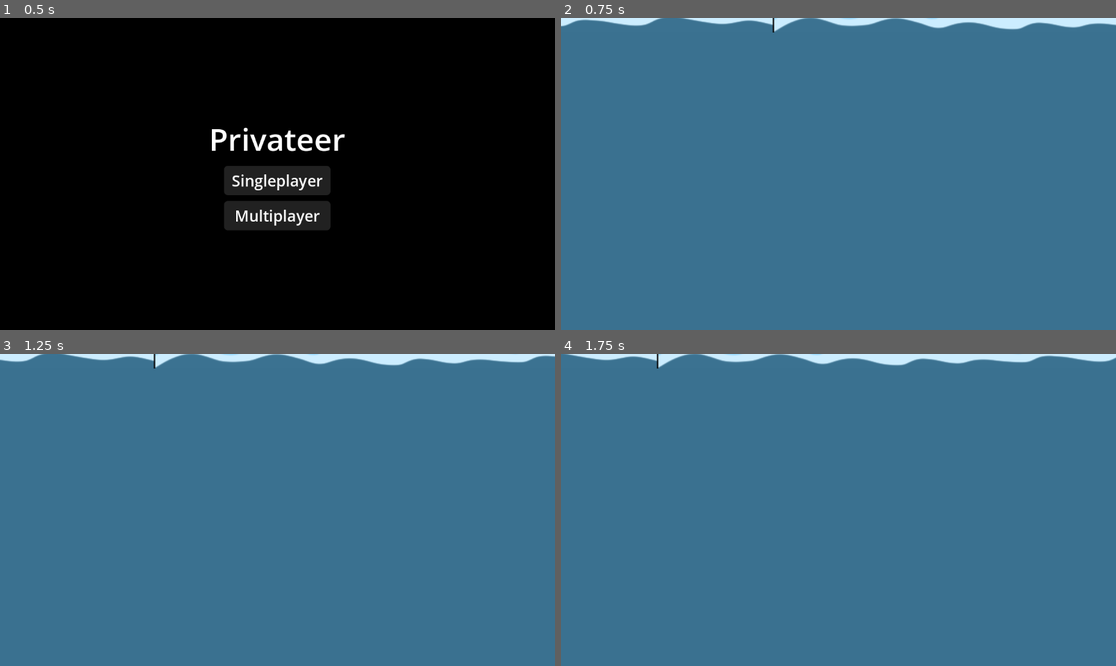
Above: before the commit, frames 1-4 (two rows, left to right).
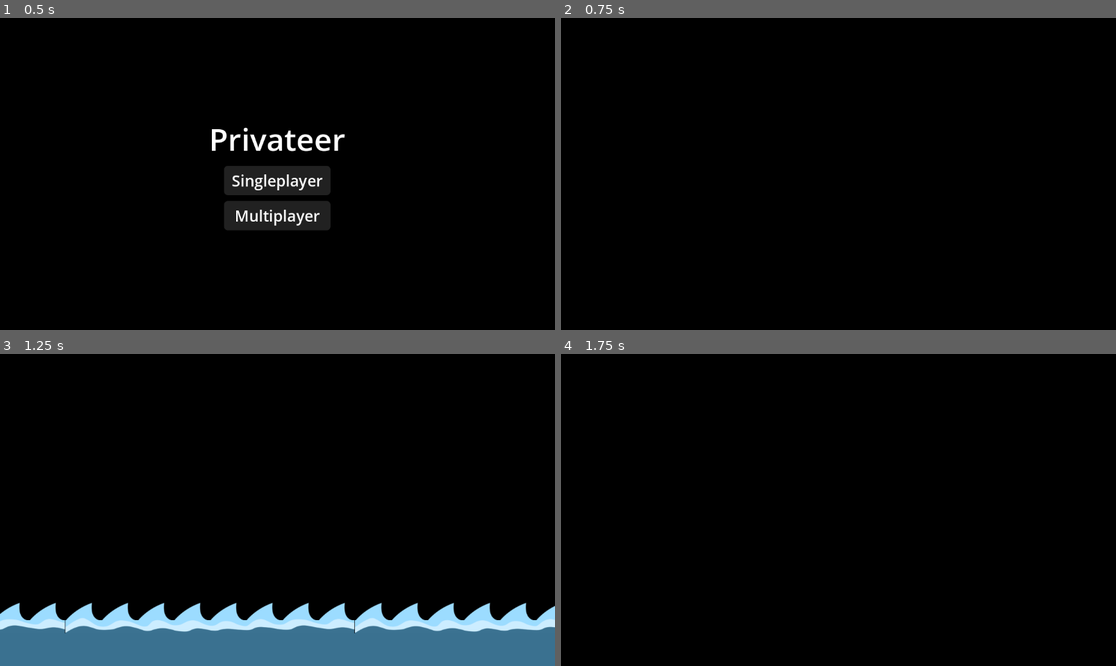
Above: after the commit, the same moments.

Repository: Changryy/Privateer
Game: Godot game, scene res://Game/Menu/Menu.tscn
Two runs of this game, one before a commit and one after it. Both use one fixed random seed, a clock stepped at 60 frames per second and the inputs below.
Inputs (mouse positions are in pixels of both pictures, inside the frame that each line leads up to):
- Up to frame 1 (0.5 s): no input
- Up to frame 2 (0.75 s): click "Singleplayer" at 0.5 s
- Up to frame 3 (1.25 s): no input
- Up to frame 4 (1.75 s): move the mouse to (960, 494) at 1.27 s; press the mouse at (960, 494) at 1.28 s; hold D (right) from 1.28 s (still down); tap Space (jump) at 1.52 s

Frame 1 is identical in both runs. In frame 2, 100% of the frame differs, in the area x 0-100%, y 0-100%; in frame 3, 88%; in frame 4, 100%.
Error after the commit: Cannot call method 'change_scene_to_file' on a null value. (res://Game/Menu/Menu.gd:17)

Commit message:
Gamespaces part 5

Diff:
--- a/Game/Global/Statemachine/States/AnimationState.gd
+++ b/Game/Global/Statemachine/States/AnimationState.gd
@@ -16,8 +16,3 @@
 
 		if is_instance_valid(playback) and !animation.is_empty():
 			playback.travel(animation)
-
-
-func unhandled_input(event: InputEvent) -> void:
-	if event.is_action_pressed("interact"):
-		switch_to(^"Movement")
--- a/Game/Global/Subsystems/Sync/Sync.gd
+++ b/Game/Global/Subsystems/Sync/Sync.gd
@@ -68,4 +68,5 @@
 
 
 func singleplayer() -> void:
+	await World.load_world()
 	World.gamespace.add(Preloads.player)
--- a/Game/Global/Subsystems/World.gd
+++ b/Game/Global/Subsystems/World.gd
@@ -1,7 +1,7 @@
 extends Node
 
 signal interaction(interacter: Player)
-
+signal loaded
 
 var player: Player
 var players := {}
@@ -10,33 +10,68 @@
 var gamespaces := {0: gamespace}
 
 func get_data() -> Dictionary:
+	var data: Array[Dictionary] = []
 
-	# Go trough gamespaces and make a list
-	# of everything that needs to be added
-	# to each of the gamespaces
-	return {}
+	for space in gamespaces:
+		for node in space.get_nodes():
+			data.append({
+				name = node.name,
+				path = node.get_meta(&"path"),
+				gamespace = gamespace.id
+			})
+
+	return {
+		gamespaces = data
+	}
 
 
-func load_world(data: Dictionary) -> void:
+func load_world(data: Dictionary = {}) -> void:
 	get_tree().change_scene_to_file("res://Game/World/Main.tscn")
+	add_child(gamespace)
 	await get_tree().process_frame
 
 	if data.is_empty():
-		gamespace.add(Sync.space)
+		await create_world()
+		return
 
-	# Go trough data and call
-	# Relay.sync_addition()
-	# For every item that needs adding
+	for node in data.gamespaces:
+		if not node.gamespace in gamespaces:
+			var space = Gamespace.new()
+			add_child(space)
 
+		Relay.sync_addition(node.gamespace, node.path, node.name)
+
+	await get_tree().process_frame
+	loaded.emit()
+
+
+func create_world() -> void:
+	gamespace.add(Sync.space)
+
+	await get_tree().process_frame
+	loaded.emit()
 
 
 func get_spawnpoint() -> Vector2:
 	if is_instance_valid(gamespace):
 		if is_instance_valid(gamespace.spawnpoint):
 			return gamespace.spawnpoint.position
-	return Vector2.ZERO
+	return Gamespace.HALF_SIZE
 
 
 
 func get_gamespace(id: int) -> Gamespace:
 	return gamespaces.get(id)
+
+
+
+func get_position(node: Node2D) -> Vector2:
+	var space := node.get_meta(&"gamespace") as Gamespace
+	if !is_instance_valid(space): return Vector2.ZERO
+	return space.global_position + node.global_position - Gamespace.HALF_SIZE
+
+
+
+func _unhandled_input(event: InputEvent) -> void:
+	if !is_inside_tree(): return
+	gamespace.viewport.push_input(event)
--- a/Game/World/Gamespace/Gamespace.gd
+++ b/Game/World/Gamespace/Gamespace.gd
@@ -1,7 +1,10 @@
 extends Area2D
 class_name Gamespace
 
-var id: int = 0
+const SIZE: int = 32768
+const HALF_SIZE := Vector2.ONE * SIZE / 2.
+
+var id: int = -1
 
 var hitbox := CollisionPolygon2D.new()
 var viewport := SubViewport.new()
@@ -11,22 +14,30 @@
 var main_node: Node
 
 
-func _enter_tree() -> void:
+func _ready() -> void:
+	if id >= 0: return
+
 	id = len(World.gamespaces)
 	World.gamespaces[id] = self
 
+	viewport.transparent_bg = true
+	viewport.size = Vector2i(SIZE, SIZE)
+	viewport.disable_3d = true
 
-func _ready() -> void:
 	add_child(hitbox)
 	add_child(viewport)
 	add_child(sprite)
 	sprite.texture = viewport.get_texture()
 
 
+
+
 func add(scene: PackedScene, node_name := "") -> void:
 	var node := scene.instantiate()
 	if node_name: node.name = node_name
 	node.set_meta(&"path", scene.resource_path)
+	node.set_meta(&"gamespace", self)
+	node.position = HALF_SIZE
 
 	viewport.add_child(node)
 
@@ -38,3 +49,8 @@
 
 	if Sync.is_server():
 		Relay.added(scene, node_name, self)
+
+
+
+func get_nodes() -> Array[Node]:
+	return viewport.get_children()
--- a/Game/World/Main.tscn
+++ b/Game/World/Main.tscn
@@ -1,8 +1,8 @@
 [gd_scene load_steps=10 format=3 uid="uid://ydu4iqbf4i7i"]
 
-[ext_resource type="PackedScene" uid="uid://bn5yn84yfo7xf" path="res://Game/World/Ship/Ship.tscn" id="1_cfj4t"]
 [ext_resource type="Script" path="res://Game/World/Root.gd" id="1_rlrb3"]
 [ext_resource type="Texture2D" uid="uid://dqsgl7b4ohmgo" path="res://Game/World/Ocean/PrivateersConceptWater.png" id="2_l1nrt"]
+[ext_resource type="Script" path="res://Game/World/Player/PlayerCamera.gd" id="4_00xa1"]
 
 [sub_resource type="Animation" id="Animation_q54v6"]
 length = 0.001
@@ -116,14 +116,12 @@
 mouse_filter = 2
 color = Color(0.690719, 0.885804, 1, 1)
 
-[node name="Ship" parent="." node_paths=PackedStringArray("animation") instance=ExtResource("1_cfj4t")]
-animation = NodePath("../ShipMover/Ship")
-
 [node name="ShipMover" type="RemoteTransform2D" parent="."]
 unique_name_in_owner = true
 update_scale = false
 
 [node name="Ship" type="AnimationPlayer" parent="ShipMover"]
+unique_name_in_owner = true
 speed_scale = 0.8
 libraries = {
 "": SubResource("AnimationLibrary_0ipfr")
@@ -434,3 +432,11 @@
 libraries = {
 "": SubResource("AnimationLibrary_i1e0x")
 }
+
+[node name="Camera" type="Camera2D" parent="."]
+unique_name_in_owner = true
+position = Vector2(0, -765)
+zoom = Vector2(0.4, 0.4)
+position_smoothing_enabled = true
+position_smoothing_speed = 6.0
+script = ExtResource("4_00xa1")
--- /dev/null
+++ b/Game/World/Player/Input/Helming.gd
@@ -0,0 +1,11 @@
+extends AnimationState
+
+
+
+
+
+
+
+func unhandled_input(event: InputEvent) -> void:
+	if event.is_action_pressed("interact"):
+		switch_to(^"Movement")
--- a/Game/World/Player/Input/Movement.gd
+++ b/Game/World/Player/Input/Movement.gd
@@ -32,7 +32,7 @@
 	owner.emit_sync()
 	owner.velocity.y += GRAVITY * delta
 
-	if owner.position.y > 5_000:
+	if World.get_position(owner).y > 5_000:
 		switch_to(^"Die")
 
 
--- a/Game/World/Player/Player.gd
+++ b/Game/World/Player/Player.gd
@@ -7,7 +7,7 @@
 
 func _enter_tree() -> void:
 	if name.is_valid_int(): set_multiplayer_authority(name.to_int())
-	global_position = World.get_spawnpoint()
+	position = World.get_spawnpoint()
 
 
 func _ready() -> void:
@@ -16,7 +16,6 @@
 	if !is_multiplayer_authority(): return
 
 	World.player = self
-	%Camera.make_current()
 
 
 
--- a/Game/World/Player/Player.tscn
+++ b/Game/World/Player/Player.tscn
@@ -1,12 +1,11 @@
-[gd_scene load_steps=24 format=3 uid="uid://b7nrfn7peb5mq"]
+[gd_scene load_steps=23 format=3 uid="uid://b7nrfn7peb5mq"]
 
 [ext_resource type="Script" path="res://Game/World/Player/Player.gd" id="1_hy8ex"]
 [ext_resource type="Texture2D" uid="uid://c8a36jdurxgs2" path="res://Game/World/Player/Sprites/Dingy2Player.png" id="2_1kjdp"]
-[ext_resource type="Script" path="res://Game/World/Player/PlayerCamera.gd" id="3_8an37"]
 [ext_resource type="Script" path="res://Game/Global/Statemachine/Statemachine.gd" id="4_1jukd"]
 [ext_resource type="Texture2D" uid="uid://blihx4tlsonfa" path="res://Game/World/Player/Sprites/Dingy2PlayerHelm.png" id="4_72g1k"]
-[ext_resource type="Script" path="res://Game/Global/Statemachine/States/AnimationState.gd" id="5_7gbhq"]
 [ext_resource type="Script" path="res://Game/World/Player/Input/Movement.gd" id="5_527tq"]
+[ext_resource type="Script" path="res://Game/World/Player/Input/Helming.gd" id="6_ekgyc"]
 [ext_resource type="Script" path="res://Game/World/Player/Input/Die.gd" id="7_vvkv8"]
 [ext_resource type="Script" path="res://Game/World/Player/Input/Puppet.gd" id="8_mgrkk"]
 
@@ -139,14 +138,6 @@
 texture = ExtResource("2_1kjdp")
 offset = Vector2(150, -519)
 
-[node name="Camera" type="Camera2D" parent="."]
-unique_name_in_owner = true
-position = Vector2(0, -607)
-zoom = Vector2(0.4, 0.4)
-position_smoothing_enabled = true
-position_smoothing_speed = 6.0
-script = ExtResource("3_8an37")
-
 [node name="AnimationPlayer" type="AnimationPlayer" parent="."]
 libraries = {
 "": SubResource("AnimationLibrary_pasgr")
@@ -168,7 +159,7 @@
 animation = &"Idle"
 
 [node name="Helming" type="Node" parent="Input"]
-script = ExtResource("5_7gbhq")
+script = ExtResource("6_ekgyc")
 animation = &"Helming"
 
 [node name="Die" type="Node" parent="Input"]
--- a/Game/World/Player/PlayerCamera.gd
+++ b/Game/World/Player/PlayerCamera.gd
@@ -7,14 +7,18 @@
 @export var max_zoom: float = .4
 
 var screen_shake_offset := Vector2.ZERO
-
+var static_offset := position
 
 
 func _process(_delta: float) -> void:
+	if !is_instance_valid(World.player): return
+	global_position = World.get_position(World.player)
+
 	var pos := get_viewport().get_mouse_position() - get_viewport_rect().size / 2.
 
 	offset = pos * mouse_follow
 	offset += screen_shake_offset
+	offset += static_offset
 
 	var d := (pos / get_viewport_rect().size).length()
 
--- a/Game/World/Root.gd
+++ b/Game/World/Root.gd
@@ -6,3 +6,7 @@
 
 func _ready() -> void:
 	$Ocean.play("Test")
+	%Ship.play("Test")
+
+	await World.loaded
+	%ShipMover.remote_path = %ShipMover.get_path_to(World.gamespace)
--- a/Game/World/Ship/Ship.gd
+++ b/Game/World/Ship/Ship.gd
@@ -7,7 +7,7 @@
 
 func _process(_delta: float) -> void:
 	if !is_multiplayer_authority(): return
-	Relay.rpc("sync_ship", animation.current_animation_position)
+#	Relay.rpc("sync_ship", animation.current_animation_position)
 
 
 
@@ -27,4 +27,5 @@
 
 
 func _ready() -> void:
-	animation.play("Test")
+	pass
+#	animation.play("Test")
